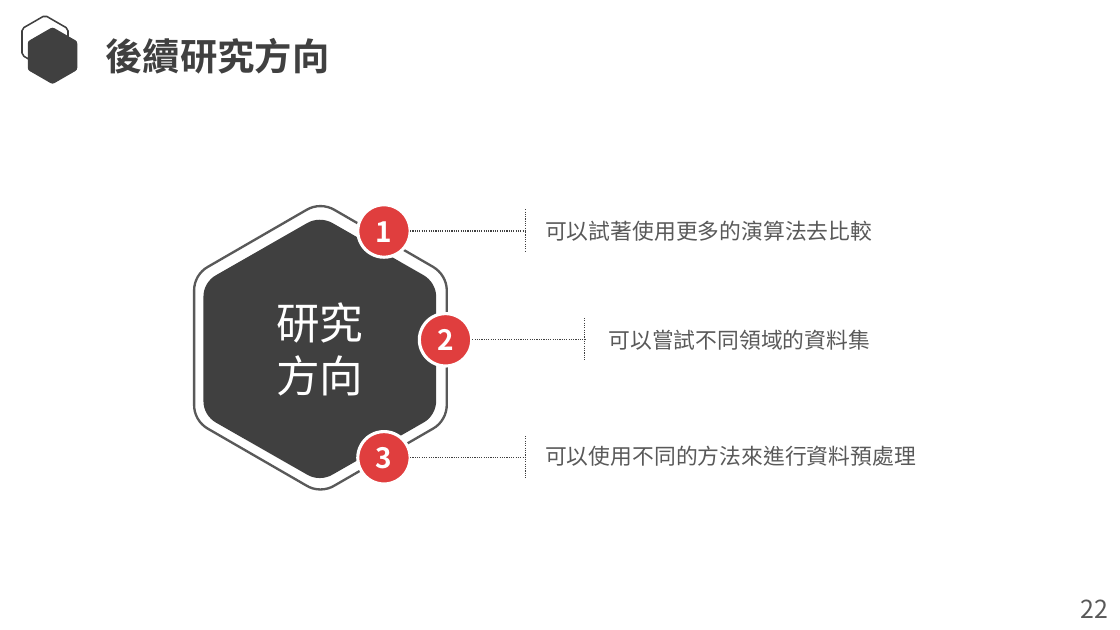
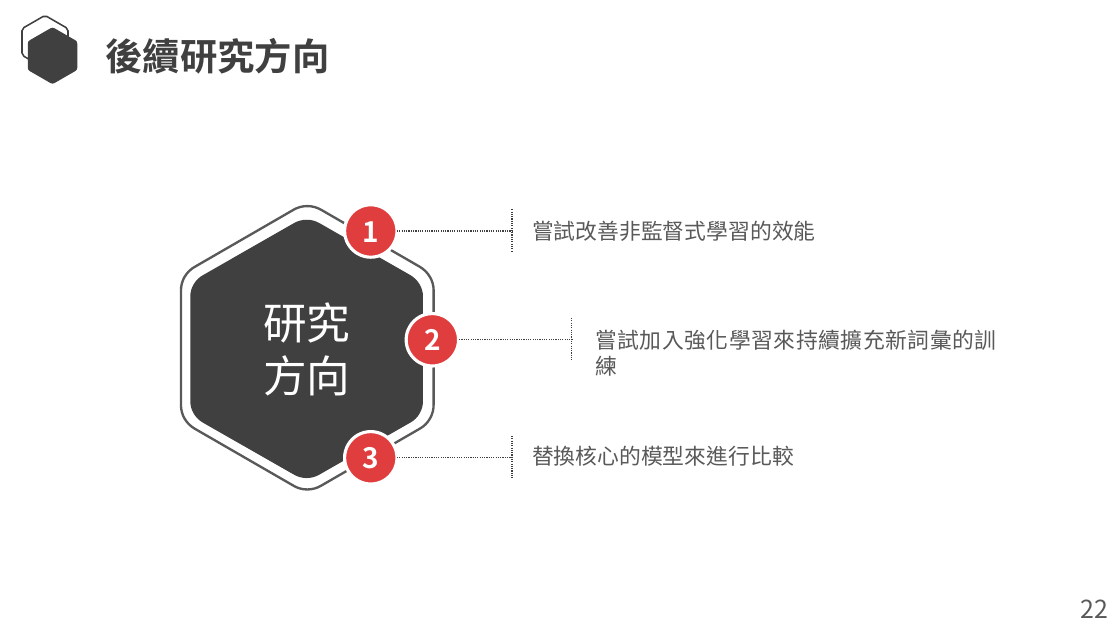
Before and after one commit to Lcwei-0708/lcwei-0708.github.io, a slide deck: slide 42 of data/paper/深度神經網路於中文斷詞之研究/深度神經網路於中文斷詞之研究.pptx (slide 35 before the commit). Drawn at 1120x630 pixels with LibreOffice and Linux fonts; fonts in the diff are those of the drawing. Boxes give left, top, right and bottom in pixels: in the first picture for what was removed or moved away, otherwise in the second. Text is boxed around its words. In the diff, an @@ line names an element or a change of style, - is before the commit and + after.

```diff
--- a/data/paper/深度神經網路於中文斷詞之研究/深度神經網路於中文斷詞之研究.pptx
+++ b/data/paper/深度神經網路於中文斷詞之研究/深度神經網路於中文斷詞之研究.pptx
@@ text at (532, 220, 816, 241): text changed @@
-可以試著使用更多的演算法去比較
+嘗試改善非監督式學習的效能
@@ text at (595, 329, 996, 350): text changed @@
-可以嘗試不同領域的資料集
+嘗試加入強化學習來持續擴充新詞彙的訓練
@@ 4 lines, 2 freeform shapes, 1 text: place and size @@
-4 lines, 2 freeform shapes, 1 text at (194, 207, 585, 490)
+4 lines, 2 freeform shapes, 1 text at (181, 207, 571, 490)
@@ text at (532, 445, 794, 466): text changed @@
-可以使用不同的方法來進行資料預處理
+替換核心的模型來進行比較
@@ 3 ellipses, 2 lines: place and size @@
-3 ellipses, 2 lines at (357, 205, 525, 484)
+3 ellipses, 2 lines at (345, 205, 512, 484)
```
Also in this commit, not shown: 10 other slides changed, 13 slides added, 6 slides removed.
